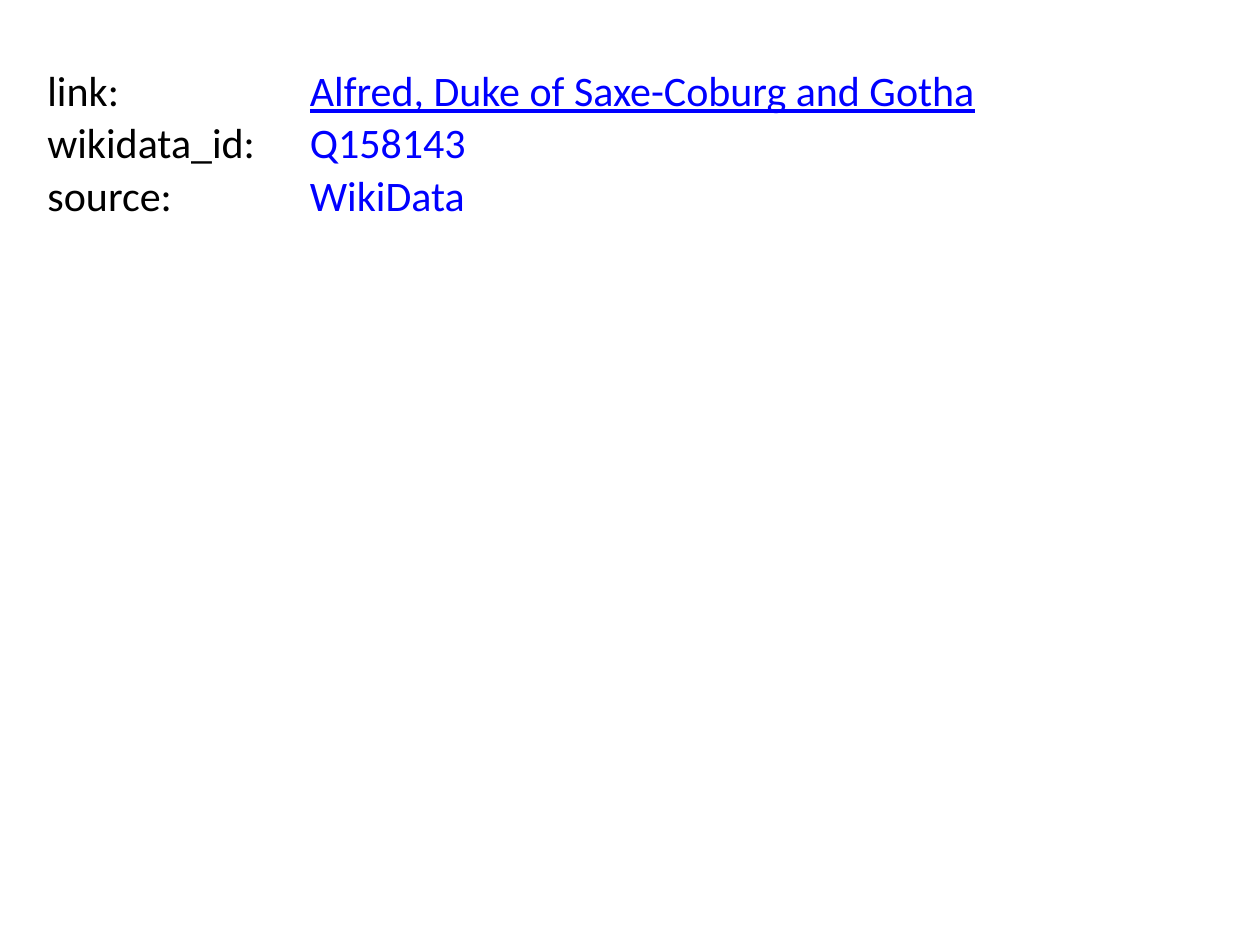
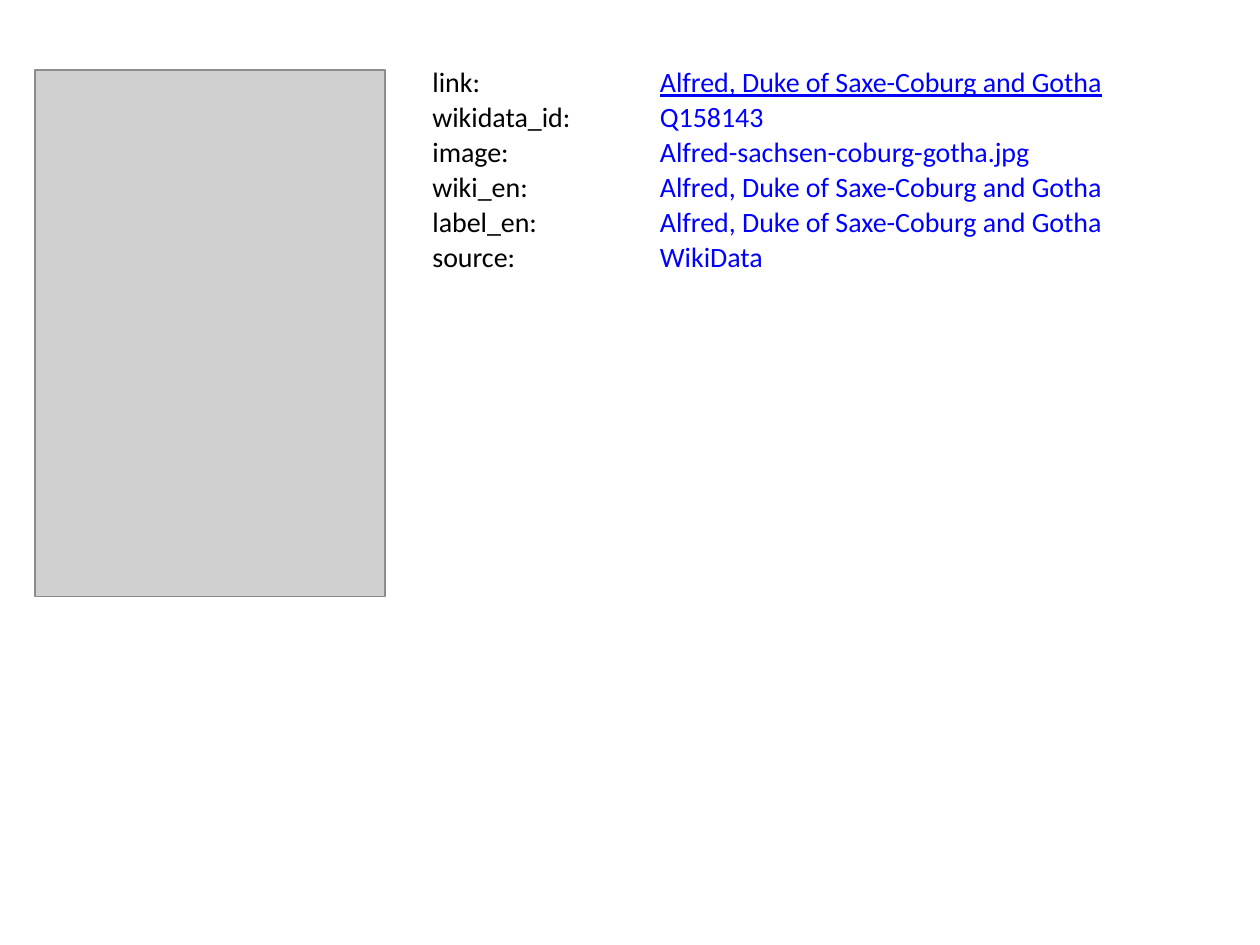
Before and after one commit to BITPlan/com.bitplan.simplegraph, a slide deck: slide 5 of QueenVictoria.pptx. Drawn at 1260x945 pixels with LibreOffice and Linux fonts; fonts in the diff are those of the drawing; grey boxes stand for pictures. Boxes give left, top, right and bottom in pixels: in the first picture for what was removed or moved away, otherwise in the second. Text is boxed around its words. In the diff, an @@ line names an element or a change of style, - is before the commit and + after.

```diff
--- a/QueenVictoria.pptx
+++ b/QueenVictoria.pptx
@@ text "link:": place and size @@
-text "link:" at box(47, 76, 119, 107)
+text "link:" at box(432, 72, 480, 92)
@@ text "Alfred, Duke of Saxe-Coburg and ...": place and size @@
-text "Alfred, Duke of Saxe-Coburg and ..." at box(310, 76, 974, 114)
+text "Alfred, Duke of Saxe-Coburg and ..." at box(742, 72, 1102, 97)
@@ picture added at box(35, 71, 386, 597) @@
@@ text "wikidata_id:": place and size @@
-text "wikidata_id:" at box(47, 128, 255, 164)
+text "wikidata_id:" at box(432, 107, 570, 131)
@@ text "Q158143": place and size @@
-text "Q158143" at box(310, 129, 466, 164)
+text "Q158143" at box(660, 108, 764, 131)
@@ text added at box(660, 72, 1102, 237), 16 pt, text #0000FF @@
+Alfred-sachsen-coburg-gotha.jpg
@@ text added at box(432, 142, 508, 167), 16 pt, text #000000 @@
+image:
@@ text added at box(432, 177, 537, 236), 16 pt, text #000000 @@
+wiki_en:
@@ text added at box(432, 177, 527, 201), 16 pt, text #000000 @@
+label_en:
@@ text added at box(660, 177, 1102, 202), 16 pt, text #0000FF @@
+Alfred, Duke of Saxe-Coburg and Gotha
@@ size 24 to 16 pt in 6 elements at box(742, 72, 1102, 97), box(432, 72, 480, 92), box(660, 108, 764, 131), box(660, 247, 763, 268), box(432, 107, 570, 131), box(432, 253, 515, 268) @@
@@ text "source:": place and size @@
-text "source:" at box(47, 190, 171, 212)
+text "source:" at box(432, 253, 515, 268)
@@ text "WikiData": place and size @@
-text "WikiData" at box(310, 181, 465, 212)
+text "WikiData" at box(660, 247, 763, 268)
@@ text added at box(660, 212, 1026, 237), 16 pt, text #0000FF @@
+Alfred, Duke of Saxe-Coburg and Gotha
```
Also in this commit, not shown: 9 other slides changed, 7 other files.
